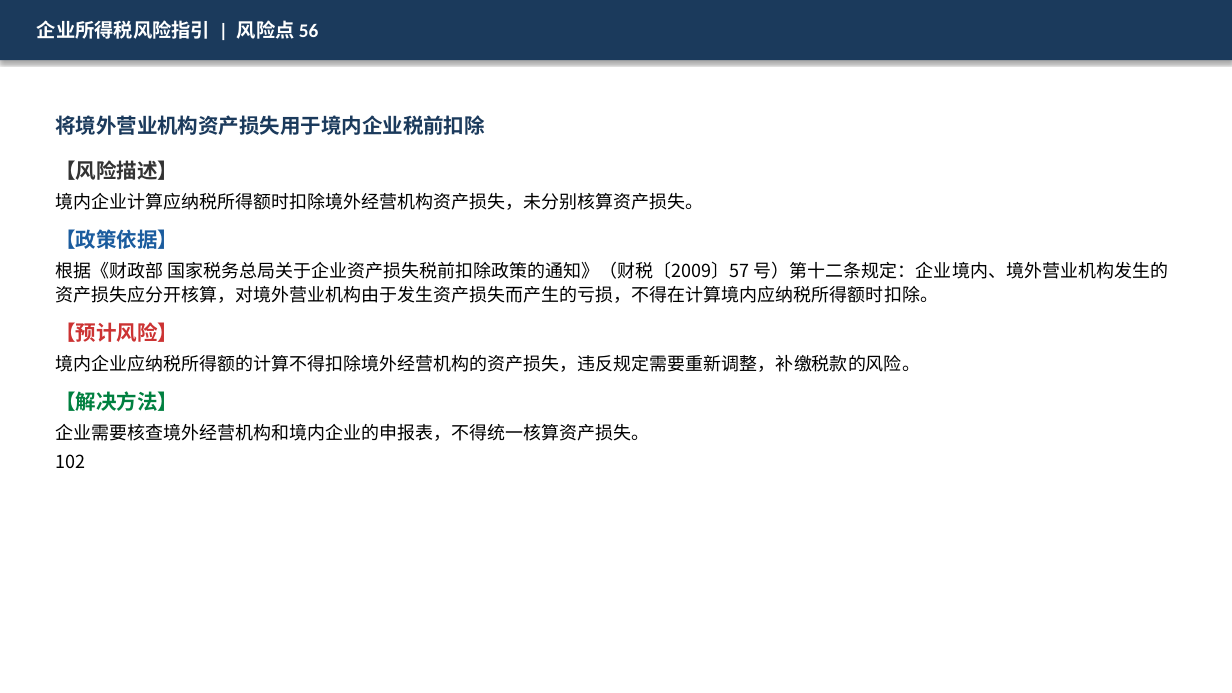
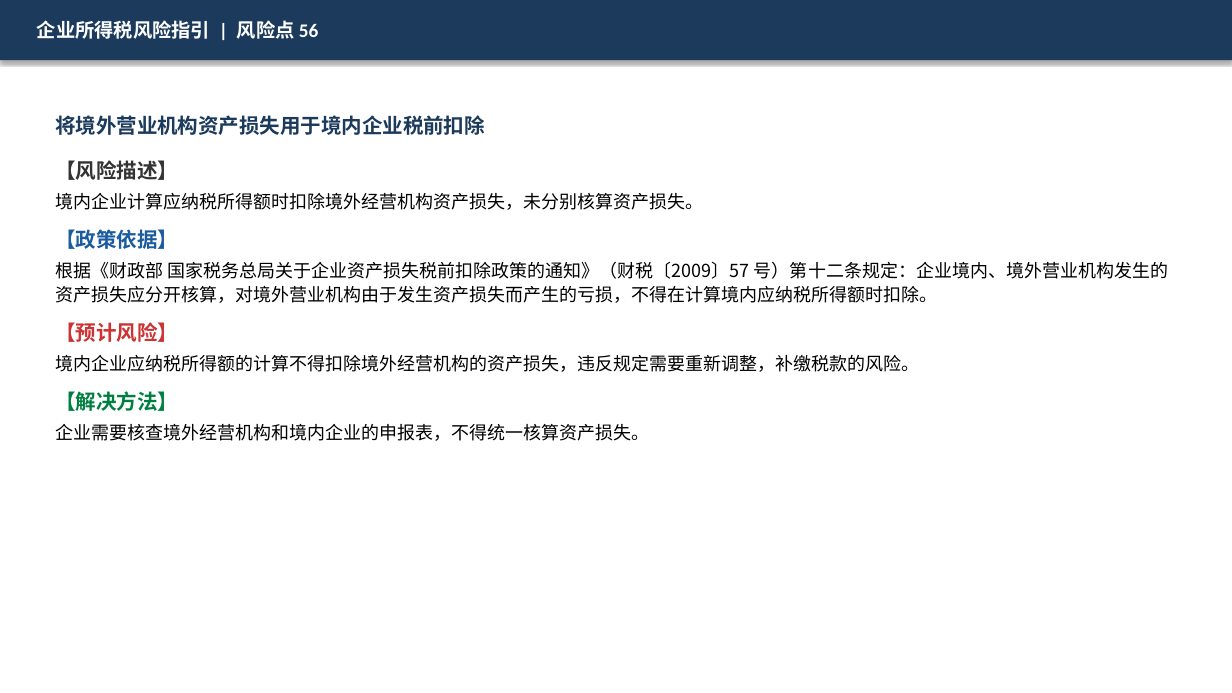
Before and after one commit to SlainTroyard/ppt, a slide deck: slide 57 of ppts_output_v3/02_企业所得税风险指引.pptx. Drawn at 1232x693 pixels with LibreOffice and Linux fonts; fonts in the diff are those of the drawing. Boxes give left, top, right and bottom in pixels: in the first picture for what was removed or moved away, otherwise in the second. Text is boxed around its words. In the diff, an @@ line names an element or a change of style, - is before the commit and + after.

```diff
--- a/ppts_output_v3/02_企业所得税风险指引.pptx
+++ b/ppts_output_v3/02_企业所得税风险指引.pptx
@@ text at (55,454,85,468): paragraph removed @@
-102
```
Also in this commit, not shown: 6 other slides changed, 20 other files.
